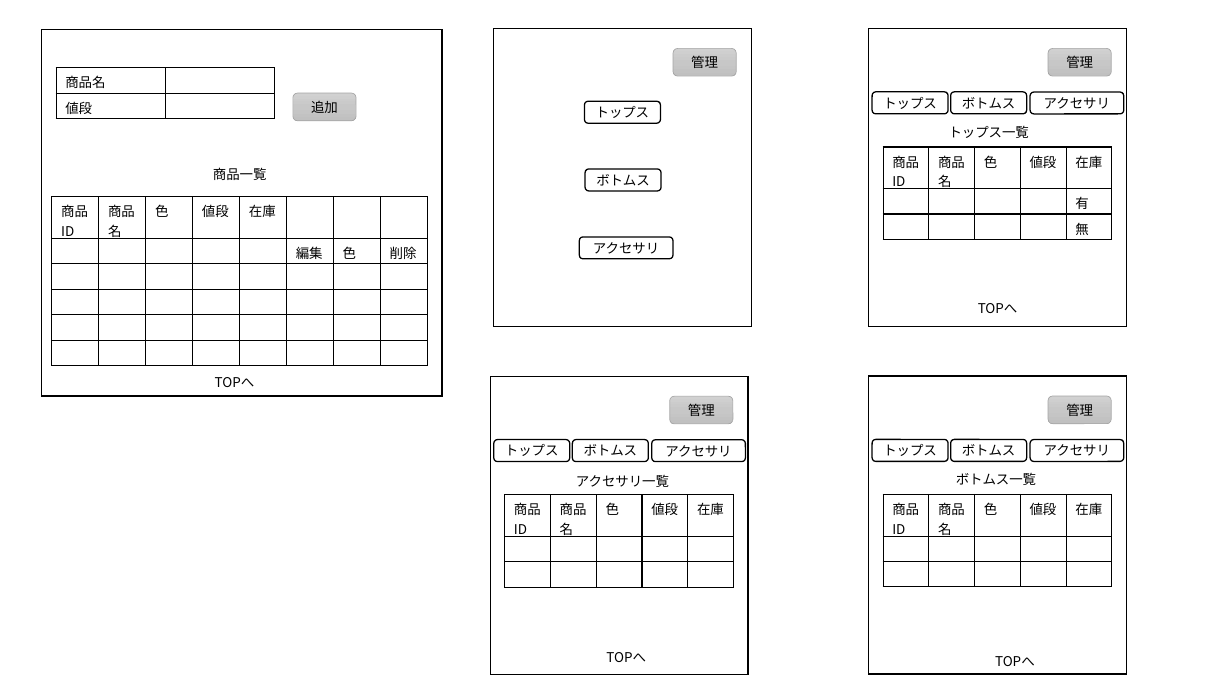
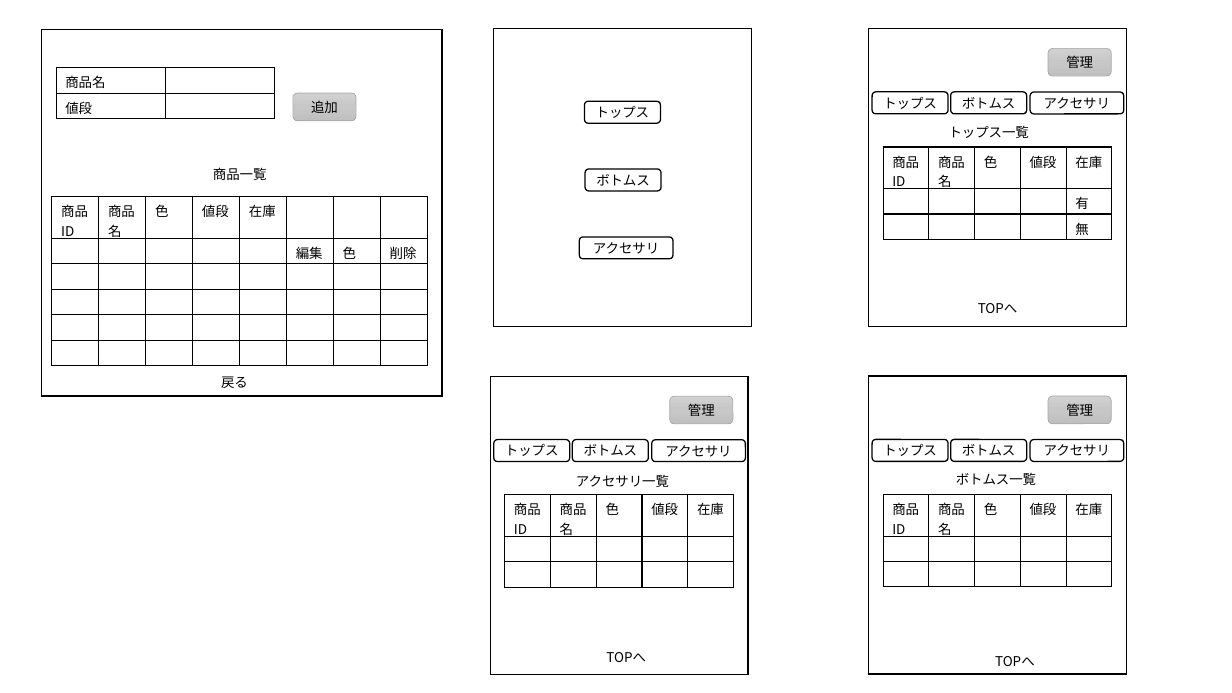
Before and after one commit to MitsukiFujita/Webapp, a slide deck: slide 7 of フレームワーク.pptx. Drawn at 1232x693 pixels with LibreOffice and Linux fonts; fonts in the diff are those of the drawing. Boxes give left, top, right and bottom in pixels: in the first picture for what was removed or moved away, otherwise in the second. Text is boxed around its words. In the diff, an @@ line names an element or a change of style, - is before the commit and + after.

```diff
--- a/フレームワーク.pptx
+++ b/フレームワーク.pptx
@@ rounded rectangle removed at [673, 48, 736, 76] @@
-管理
@@ text at [221, 376, 248, 388]: text changed @@
-TOPへ
+戻る
```
Also in this commit, not shown: 8 other slides changed, 7 slides added.
